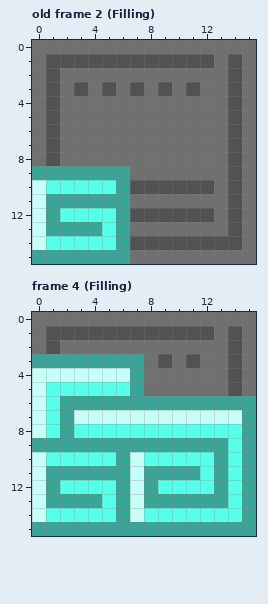
Two versions of one pixel-art file, Assets/Sprites/Block.aseprite. Above: the version before the commit.
16x16 pixels, 14 frames. Shown: old frame 2 (Filling), frame 4 (Filling). The commit also changed other frames, which this record leaves out.
The same view after the edit:
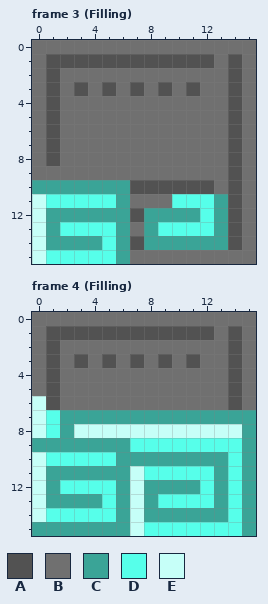
Palette (. is transparent): A #525252  B #707070  C #3aa497  D #56ffea  E #c6fff8
A new or re-ordered frame is compared with the old frame closest to it.
From old to new:
frames re-ordered
--- frame 3 (Filling) against old frame 2 (Filling), layer "Layer 2"
@@ x 0..15 @@
  8 BABBBBBBBBBBBBAB
- 9 CCCCCCCBBBBBBBAB
-10 EDDDDDCAAAAAABAB
-11 ECCCCCCBBBBBBBAB
-12 ECDDDDCAAAAAABAB
-13 ECCCCDCBBBBBBBAB
-14 EDDDDDCAAAAAAAAB
-15 CCCCCCCBBBBBBBBB
+ 9 BBBBBBBBBBBBBBAB
+10 CCCCCCCAAAAAABAB
+11 EDDDDDCBBBDDDCAB
+12 ECCCCCCACCCCDCAB
+13 ECDDDDCBCDDDDCAB
+14 ECCCCDCACCCCCCAB
+15 EDDDDDCBBBBBBBBB
--- frame 4 (Filling), layer "Layer 2"
@@ x 0..15 @@
  2 BABBBBBBBBBBBBAB
- 3 CCCCCCCCBABABBAB
- 4 EEEEEEECBBBBBBAB
- 5 EDDDDDDCBBBBBBAB
- 6 EDCCCCCCCCCCCCCC
- 7 EDCEEEEEEEEEEEEC
- 8 EDCDDDDDDDDDDDDC
- 9 CCCCCCCCCCCCCCDC
-10 EDDDDDCEDDDDDCDC
-11 ECCCCCCECCCCDCDC
-12 ECDDDDCECDDDDCDC
-13 ECCCCDCECCCCCCDC
-14 EDDDDDCEDDDDDDDC
-15 CCCCCCCCCCCCCCCC
+ 3 BABABABABABABBAB
+ 4 BABBBBBBBBBBBBAB
+ 5 BABBBBBBBBBBBBAB
+ 6 EABBBBBBBBBBBBAB
+ 7 EDCCCCCCCCCCCCCC
+ 8 EDCEEEEEEEEEEEEC
+ 9 CCCCCCCDDDDDDDDC
+10 EDDDDDCCCCCCCCDC
+11 ECCCCCCEDDDDDCDC
+12 ECDDDDCECCCCDCDC
+13 ECCCCDCECDDDDCDC
+14 EDDDDDCECCCCCCDC
+15 CCCCCCCEDDDDDDDC
Pixel boxes of the changes (left, top, right, bottom) in both pictures:
changed: (32, 166, 228, 264)
changed: (32, 354, 256, 536)
